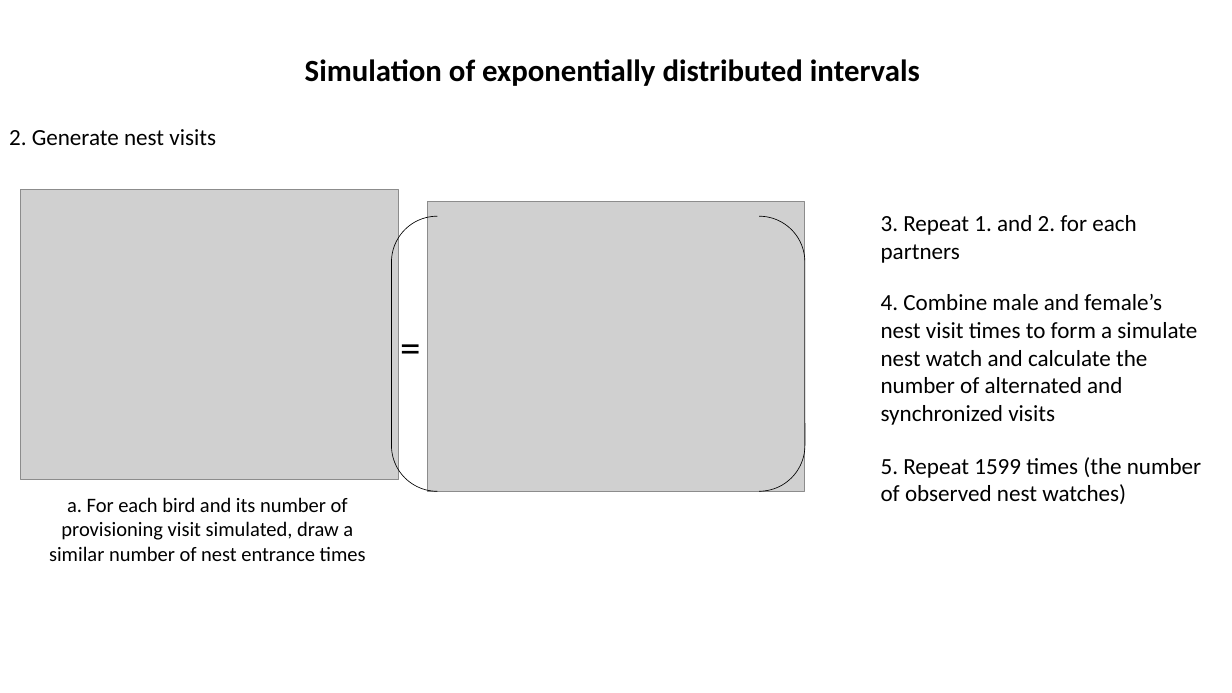
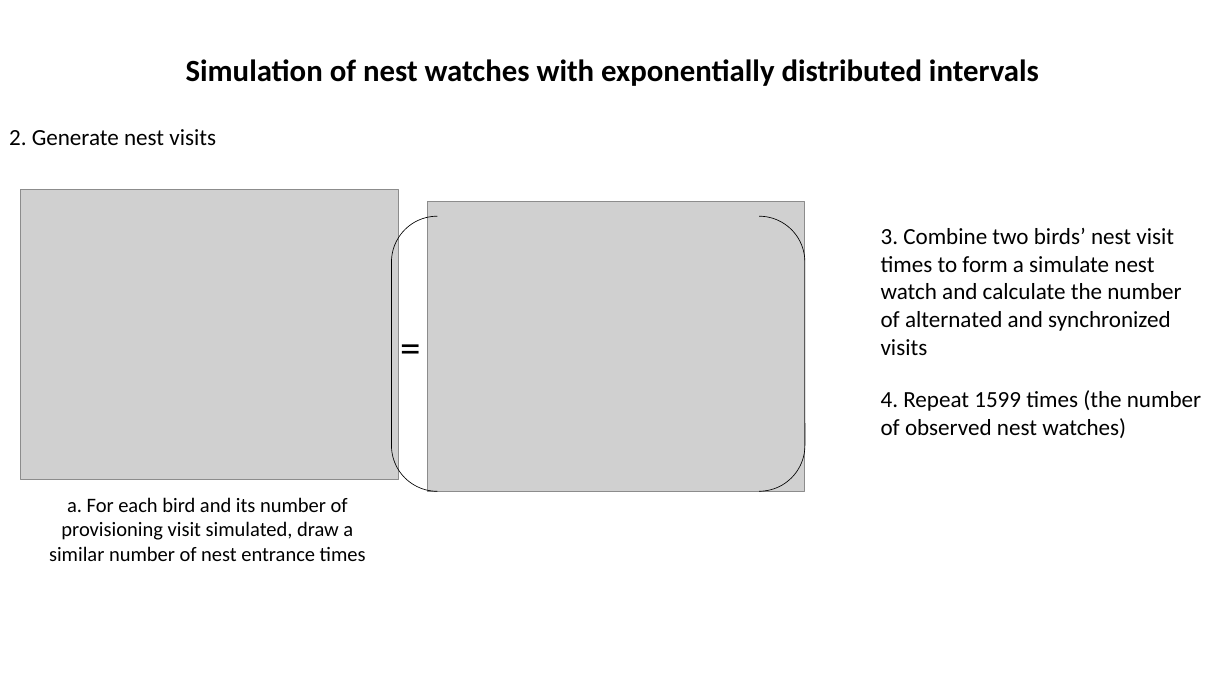
Before and after one commit to MalikaIhle/ProvisioningDataCombination, a slide deck: slide 3 of Figures&Rmd/supp figure sim.pptx. Drawn at 1232x693 pixels with LibreOffice and Linux fonts; fonts in the diff are those of the drawing; grey boxes stand for pictures. Boxes give left, top, right and bottom in pixels: in the first picture for what was removed or moved away, otherwise in the second. Text is boxed around its words. In the diff, an @@ line names an element or a change of style, - is before the commit and + after.

```diff
--- a/Figures&Rmd/supp figure sim.pptx
+++ b/Figures&Rmd/supp figure sim.pptx
@@ text at <box>186,59,1039,86</box>: text changed @@
-Simulation of exponentially distributed intervals
+Simulation of nest watches with exponentially distributed intervals
@@ text at <box>881,228,1181,355</box>: text changed @@
-4. Combine male and female’s nest visit times to form a simulate nest watch and calculate the number of alternated and synchronized visits
+3. Combine two birds’ nest visit times to form a simulate nest watch and calculate the number of alternated and synchronized visits
@@ text removed at <box>881,215,1136,263</box> @@
-3. Repeat 1. and 2. for each partners
@@ text at <box>881,390,1201,438</box>: text changed @@
-5. Repeat 1599 times (the number of observed nest watches)
+4. Repeat 1599 times (the number of observed nest watches)
```
Also in this commit, not shown: 1 other slide changed.
